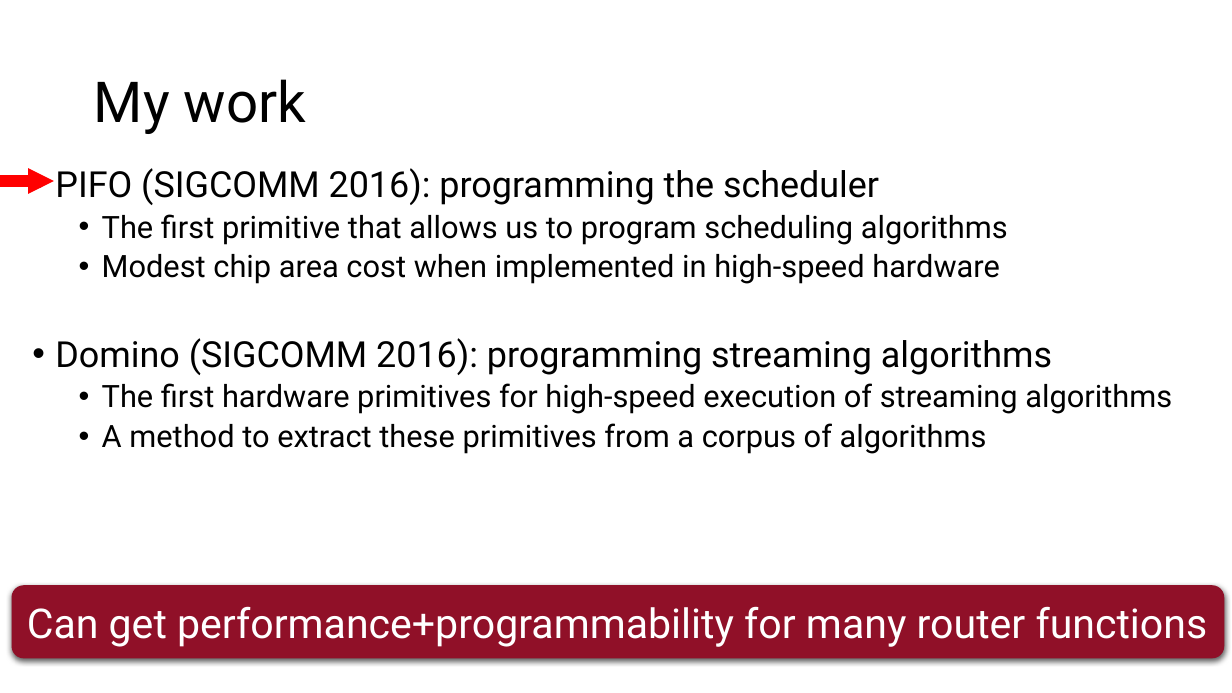
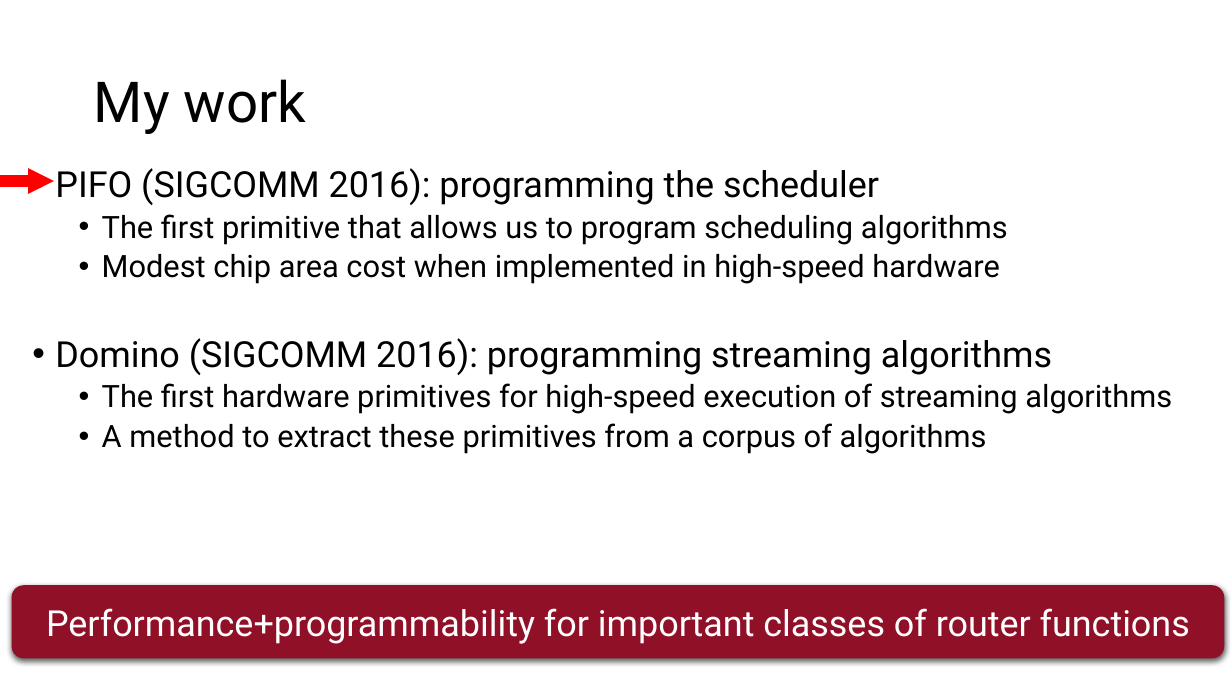
Before and after one commit to anirudhSK/pifo-domino-marple-ppts, a slide deck: slide 8 of combined_domino_pifo.pptx. Drawn at 1232x693 pixels with LibreOffice and Linux fonts; fonts in the diff are those of the drawing. Boxes give left, top, right and bottom in pixels: in the first picture for what was removed or moved away, otherwise in the second. Text is boxed around its words. In the diff, an @@ line names an element or a change of style, - is before the commit and + after.

```diff
--- a/combined_domino_pifo.pptx
+++ b/combined_domino_pifo.pptx
@@ text in rounded rectangle at (x1=46, y1=608, x2=1190, y2=644): text changed; size 32 to 28 pt @@
-Can get performance+programmability for many router functions
+Performance+programmability for important classes of router functions
```
Also in this commit, not shown: 3 other slides changed.
